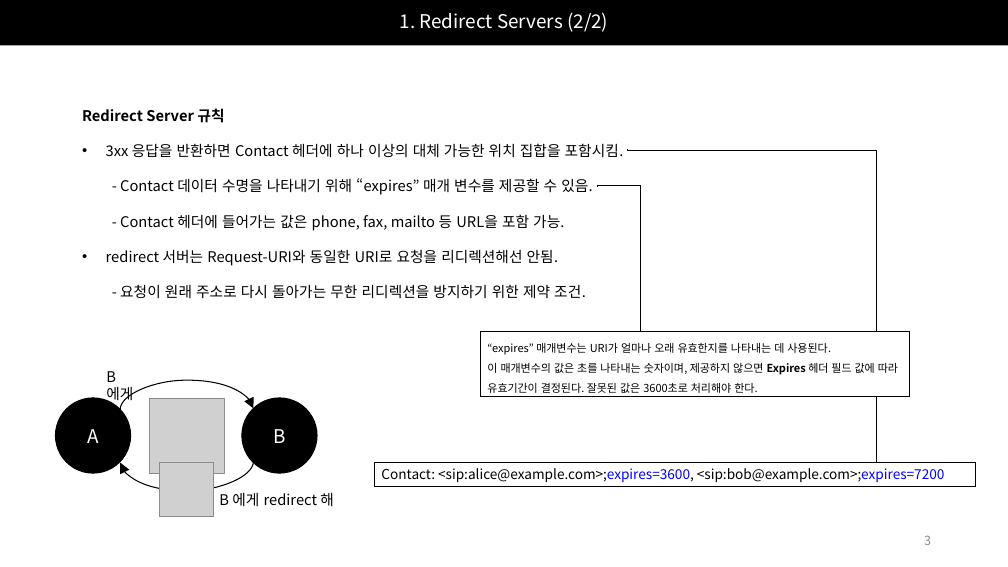
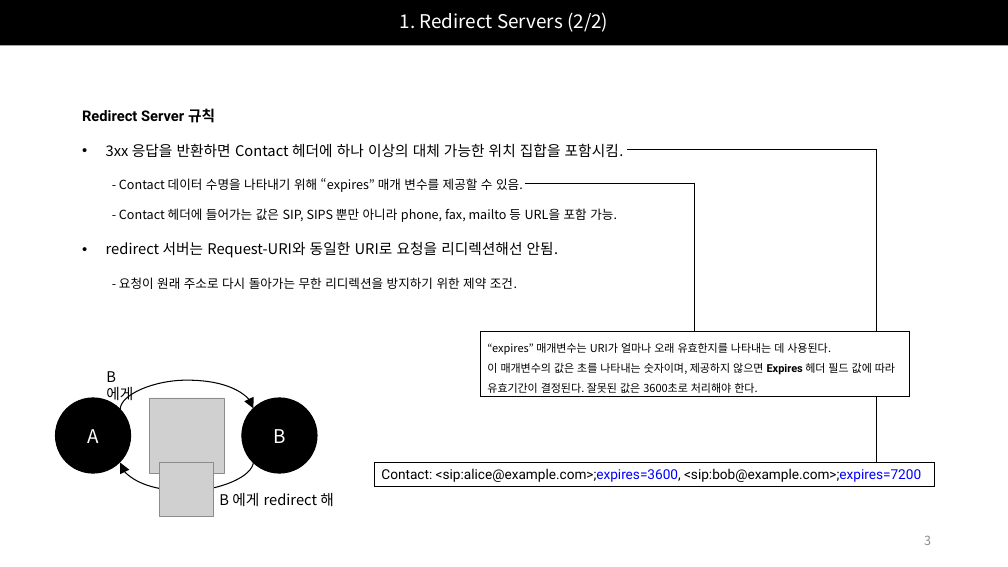
Before and after one commit to Epsilonely/SIP-Survey, a slide deck: slide 3 of 세미나 2차.pptx. Drawn at 1008x567 pixels with LibreOffice and Linux fonts; fonts in the diff are those of the drawing; grey boxes stand for pictures. Boxes give left, top, right and bottom in pixels: in the first picture for what was removed or moved away, otherwise in the second. Text is boxed around its words. In the diff, an @@ line names an element or a change of style, - is before the commit and + after.

```diff
--- a/세미나 2차.pptx
+++ b/세미나 2차.pptx
@@ text at box(82, 108, 523, 289): font Noto Sans CJK KR to Roboto in "Redirect Server"; size 14 to 12 pt in "- Contact 데이터 수명을 나타내기 위해 “expires” ...", "- 요청이 원래 주소로 다시 돌아가는 무한 ..." @@
@@ elbow line (627, 149) - (877, 464): route changed @@
@@ text at box(119, 208, 617, 222): text changed; size 14 to 12 pt @@
-- Contact 헤더에 들어가는 값은 phone, fax, mailto 등 URL을 포함 가능.
+- Contact 헤더에 들어가는 값은 SIP, SIPS 뿐만 아니라 phone, fax, mailto 등 URL을 포함 가능.
@@ elbow line moved from (597, 186) - (641, 331) to (526, 183) - (695, 331) @@
@@ text in rectangle at box(487, 363, 895, 375): font Noto Sans CJK KR to Roboto in "Expires" @@
@@ rectangle "Contact: <sip:alice@example.com>;expires=3600, <sip:bob@exam ...": place and size @@
-rectangle "Contact: <sip:alice@example.com>;expires=3600, <sip:bob@exam ..." at box(374, 463, 976, 487)
+rectangle "Contact: <sip:alice@example.com>;expires=3600, <sip:bob@exam ..." at box(374, 463, 935, 487)
@@ rectangle "Contact: <sip:alice@example.com>;expires=3600, <sip:bob@exam ..." at box(374, 463, 935, 487): font Noto Sans CJK KR to Roboto @@
```
Also in this commit, not shown: 3 other slides changed, 2 slides added.
